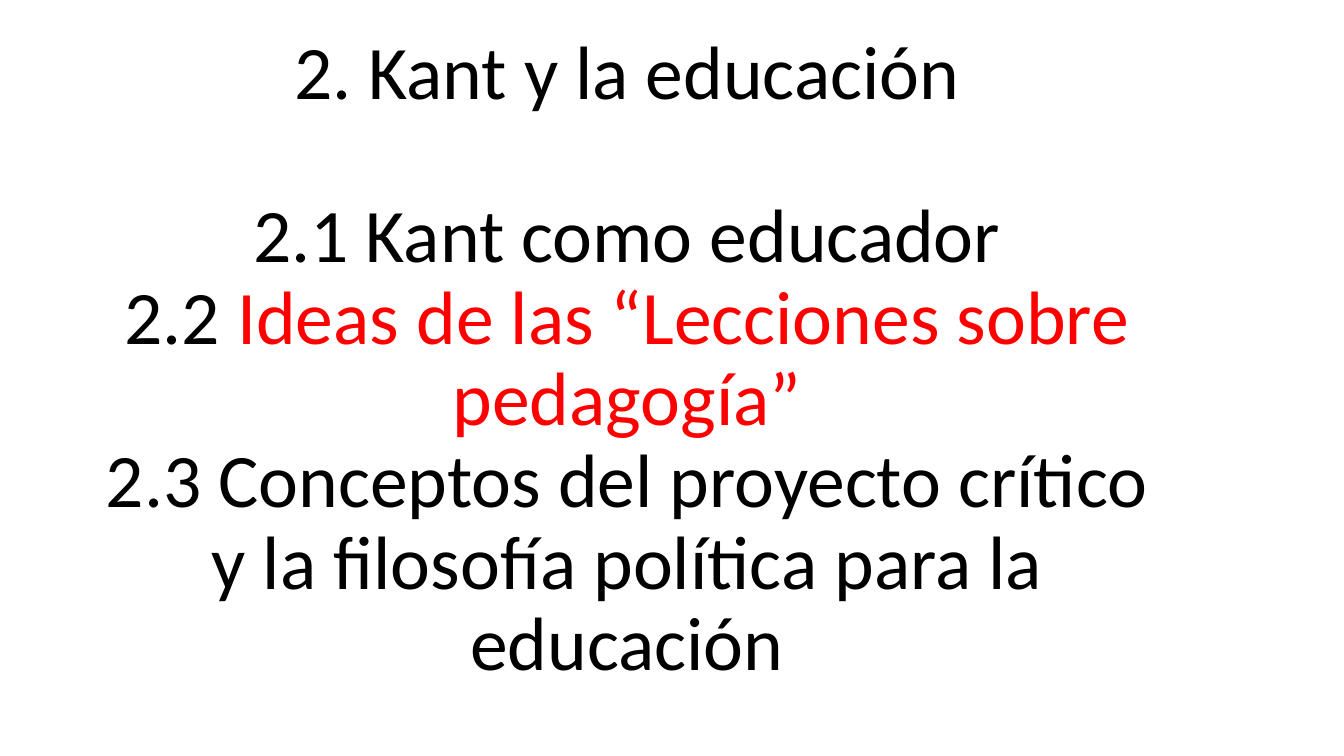
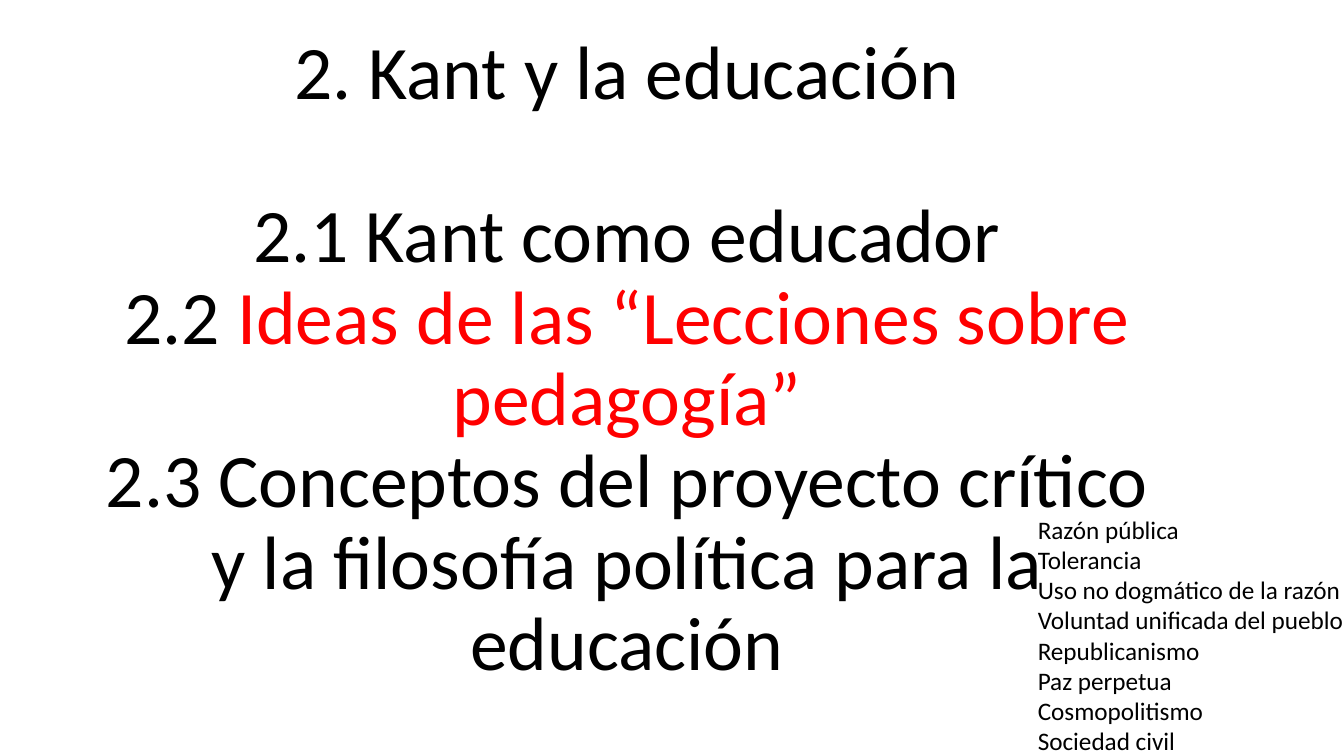
Before and after one commit to zaboltar/zaboltar.github.io, a slide deck: slide 10 of assets uarm/2024 1/metodosInvestigacion/expo tesis 2024.pptx (slide 9 before the commit). Drawn at 1344x756 pixels with LibreOffice and Linux fonts; fonts in the diff are those of the drawing. Boxes give left, top, right and bottom in pixels: in the first picture for what was removed or moved away, otherwise in the second. Text is boxed around its words. In the diff, an @@ line names an element or a change of style, - is before the commit and + after.

```diff
--- a/assets uarm/2024 1/metodosInvestigacion/expo tesis 2024.pptx
+++ b/assets uarm/2024 1/metodosInvestigacion/expo tesis 2024.pptx
@@ text added at (1038, 521, 1343, 750), 18 pt, text #000000 @@
+Razón pública
+Tolerancia
+Uso no dogmático de la razón
+Voluntad unificada del pueblo
+Republicanismo
+Paz perpetua
+Cosmopolitismo
+Sociedad civil
```
Also in this commit, not shown: 3 other slides changed, 3 slides added, 7 other files.
